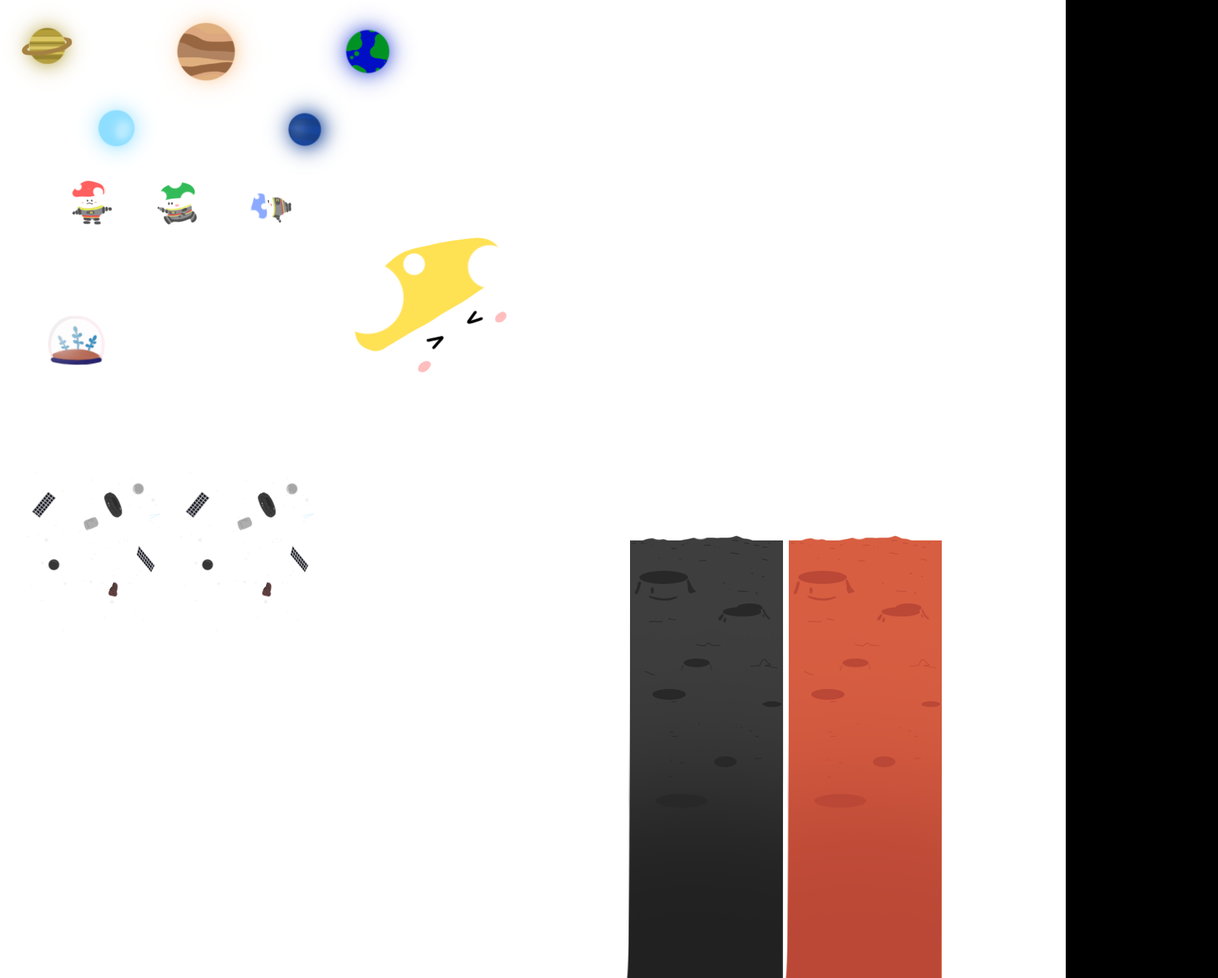
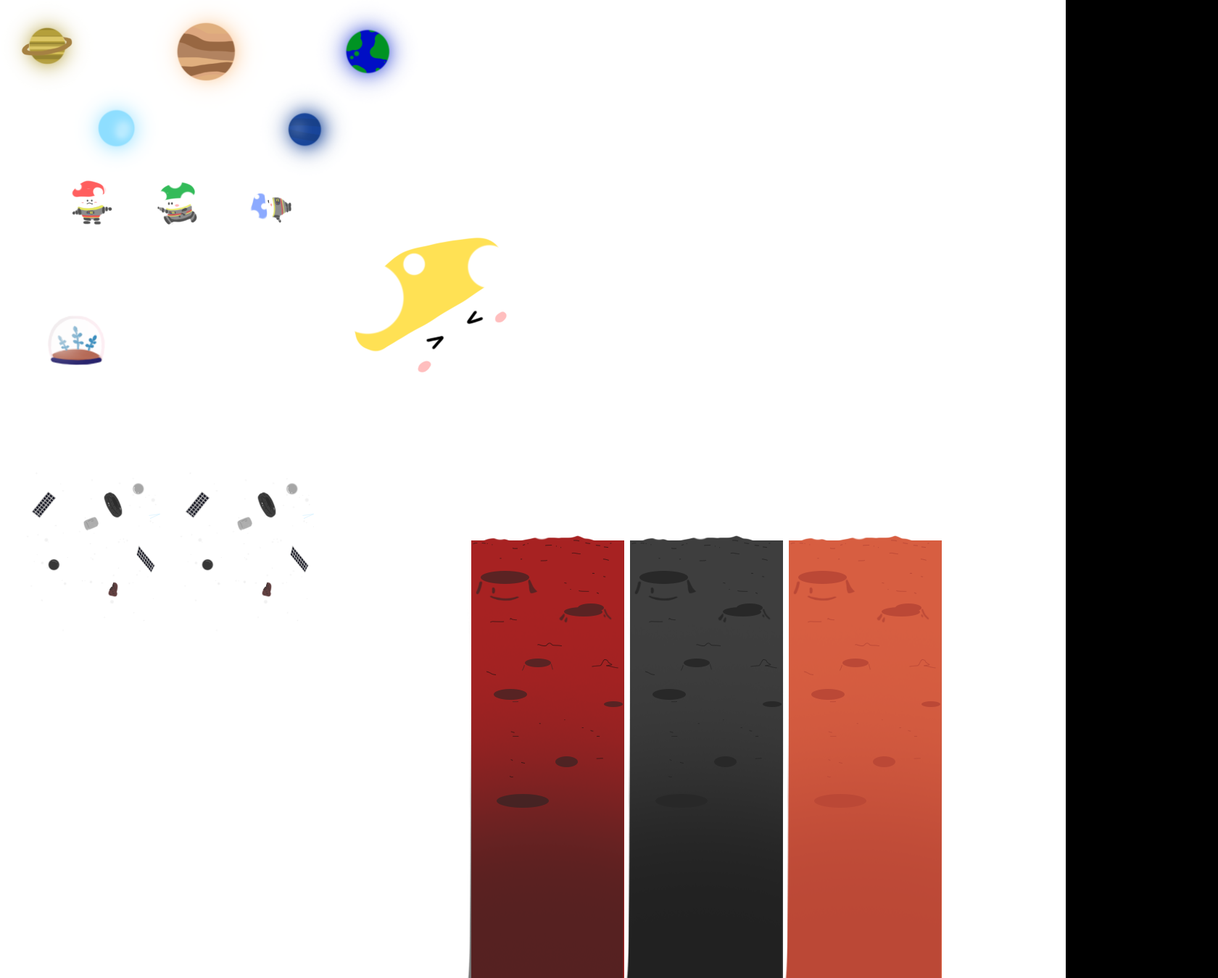
Layer changes from the first 1218px x 978px image to the second:
added group "Group 5 copy 2" with 4 layers above "Group 5 copy" over [467, 535, 625, 978]
added layer "Layer 240" (1st of 3, in "Group 5 copy 2") (58%) in group "Group 5 copy 2" over [475, 571, 623, 809]
added layer "Layer 241" (1st of 3, in "Group 5 copy 2") (65%) in group "Group 5 copy 2" over [472, 539, 619, 779]
added layer "Layer 239" (1st of 3, in "Group 5 copy 2") (61%) in group "Group 5 copy 2" over [467, 608, 625, 978]
added layer "Layer 197" (1st of 3, in "Group 5 copy 2") in group "Group 5 copy 2" over [471, 535, 625, 978]
